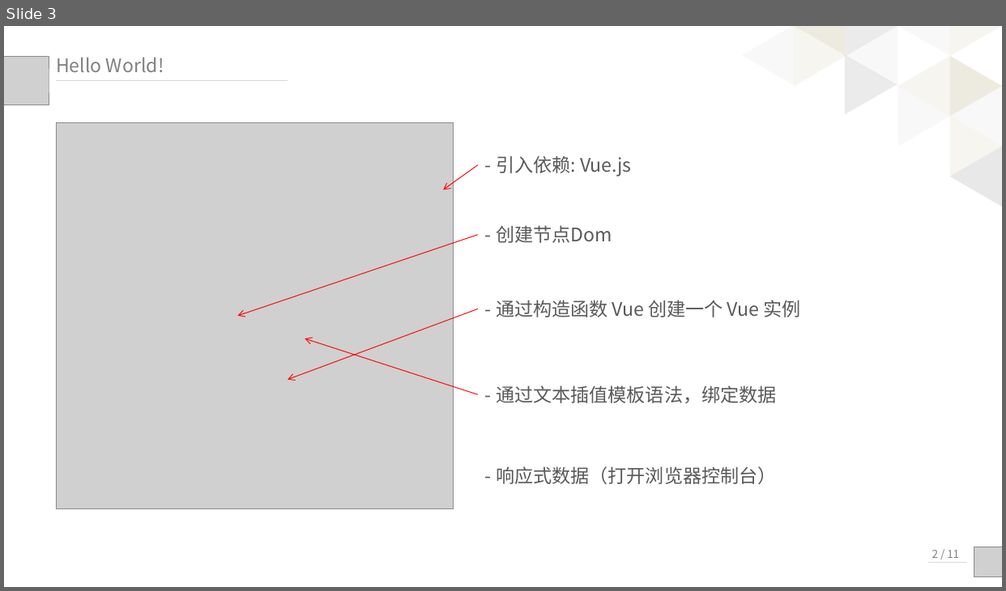
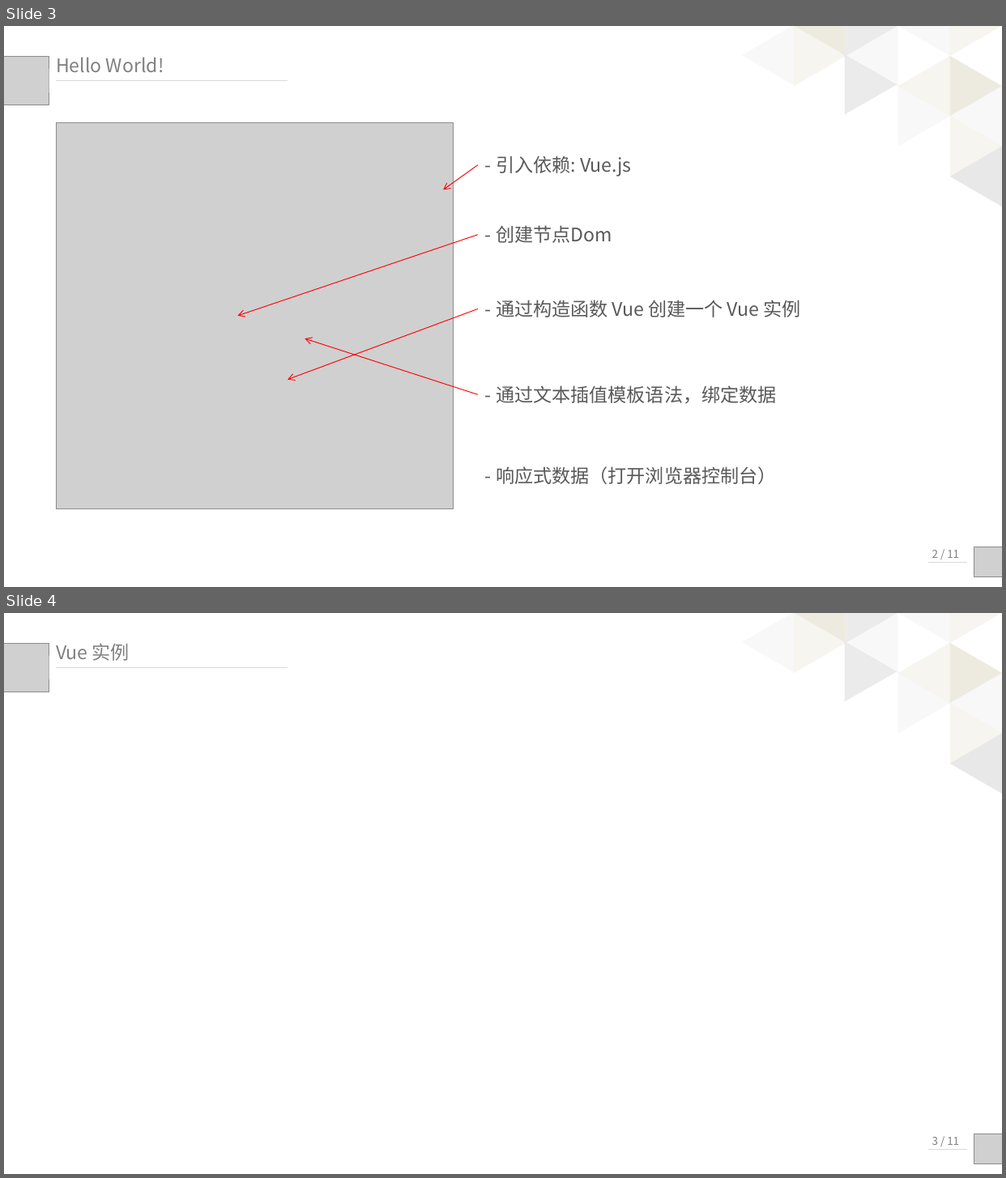
Before and after one commit to palmerye/Vue-Classroom, a slide deck: Presentation/Vue入门.pptx. Shown one above the other, each under a label of ours: slide 3 before the commit, slides 3 and 4 after it. The pictures are 1006x591 and 1006x1178 pixels, drawn with LibreOffice and Linux fonts; fonts in the diff are those of the drawing; grey boxes stand for pictures. Boxes give left, top, right and bottom in pixels: in the first picture for what was removed or moved away, otherwise in the second. Text is boxed around its words. In the diff, an @@ line names an element or a change of style, - is before the commit and + after.

```diff
--- a/Presentation/Vue入门.pptx
+++ b/Presentation/Vue入门.pptx
@@ slide 4 added at [4, 613, 1002, 1174], background #FFFFFF @@
@@ triangle added at [742, 613, 794, 672], fill #F2F2F2 at 50% opacity @@
@@ triangle added at [795, 613, 846, 643], fill #DDD9C3 at 50% opacity @@
@@ triangle added at [795, 613, 846, 673], fill #EEECE1 at 50% opacity @@
@@ triangle added at [846, 613, 898, 643], fill #D9D9D9 at 50% opacity @@
@@ triangle added at [846, 613, 898, 673], fill #F2F2F2 at 50% opacity @@
@@ triangle added at [898, 613, 950, 643], fill #F2F2F2 at 50% opacity @@
@@ triangle added at [898, 613, 950, 673], fill #FFFFFF at 50% opacity @@
@@ triangle added at [950, 613, 1002, 643], fill #EEECE1 at 50% opacity @@
@@ picture added at [4, 644, 49, 692] @@
@@ text added at [56, 643, 130, 661], 18 pt, text #808080 @@
+Vue 实例
@@ triangle added at [819, 641, 897, 717], fill #D9D9D9 at 50% opacity @@
@@ triangle added at [898, 642, 950, 703], fill #EEECE1 at 50% opacity @@
@@ triangle added at [950, 642, 1002, 703], fill #DDD9C3 at 50% opacity @@
@@ line added from (57, 667) to (288, 667), #D9D9D9 0.75 pt @@
@@ triangle added at [898, 673, 950, 734], fill #F2F2F2 at 50% opacity @@
@@ triangle added at [950, 673, 1002, 734], fill #F2F2F2 at 50% opacity @@
@@ triangle added at [950, 703, 1002, 764], fill #EEECE1 at 50% opacity @@
@@ triangle added at [950, 733, 1002, 794], fill #F2F2F2 at 50% opacity @@
@@ triangle added at [950, 733, 1002, 794], fill #D9D9D9 at 50% opacity @@
@@ text added at [932, 1137, 959, 1145], 10.5 pt, text #808080 @@
+3 / 11
@@ picture added at [974, 1134, 1002, 1165] @@
@@ line added from (967, 1150) to (928, 1150), #D9D9D9 0.75 pt @@
```
Also in this commit, not shown: 1 slide changed, 3 other slides added.
